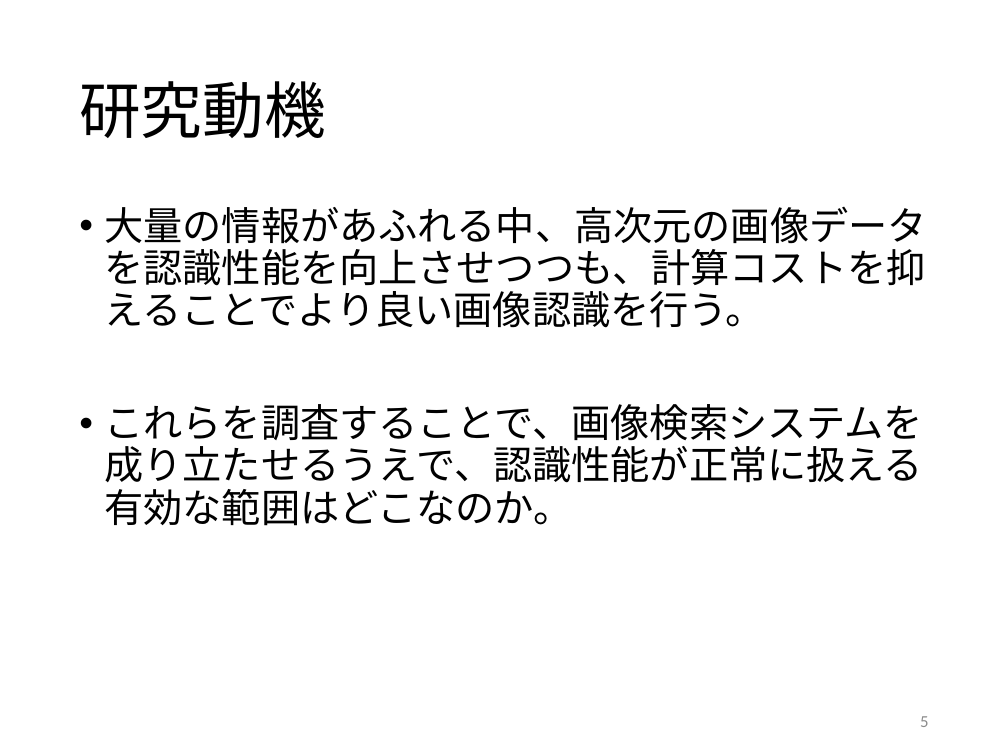
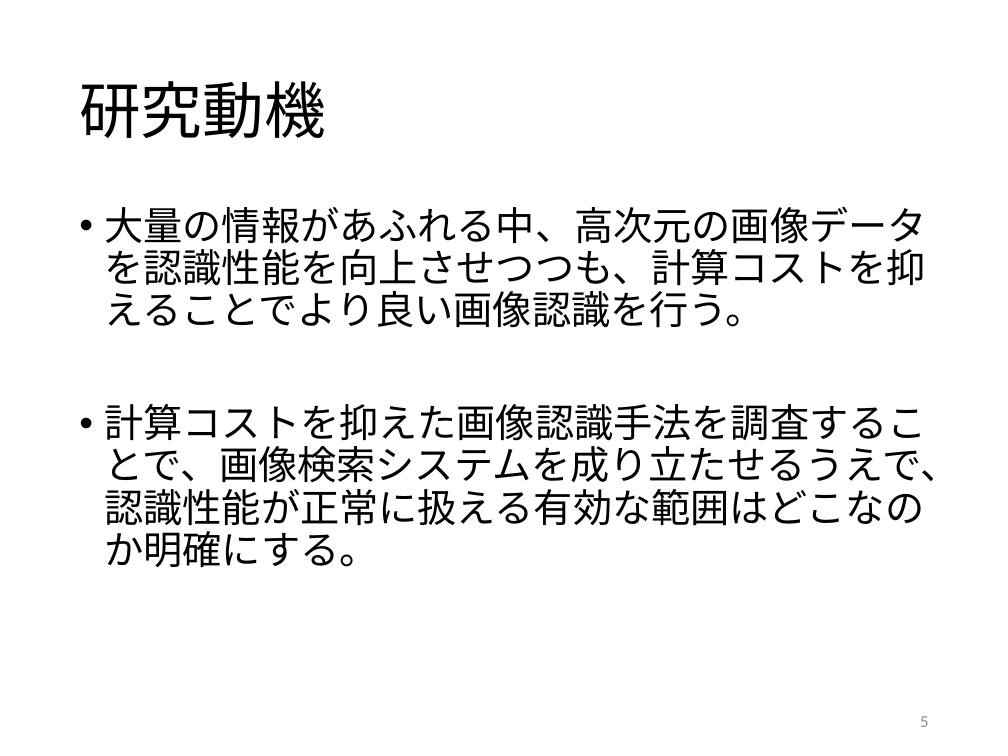
Before and after one commit to kait-takanolab/1821005-yoshioka-thesis, a slide deck: slide 5 of 1821005_中間発表.pptx. Drawn at 1008x756 pixels with LibreOffice and Linux fonts; fonts in the diff are those of the drawing. Boxes give left, top, right and bottom in pixels: in the first picture for what was removed or moved away, otherwise in the second. Text is boxed around its words. In the diff, an @@ line names an element or a change of style, - is before the commit and + after.

```diff
--- a/1821005_中間発表.pptx
+++ b/1821005_中間発表.pptx
@@ text at (x1=105, y1=404, x2=960, y2=568): text changed @@
-• これらを調査することで、画像検索システムを成り立たせるうえで、認識性能が正常に扱える有効な範囲はどこなのか。
+• 計算コストを抑えた画像認識手法を調査することで、画像検索システムを成り立たせるうえで、認識性能が正常に扱える有効な範囲はどこなのか明確にする。
```
Also in this commit, not shown: 3 other slides changed, 1 slide added, 1 slide removed.
